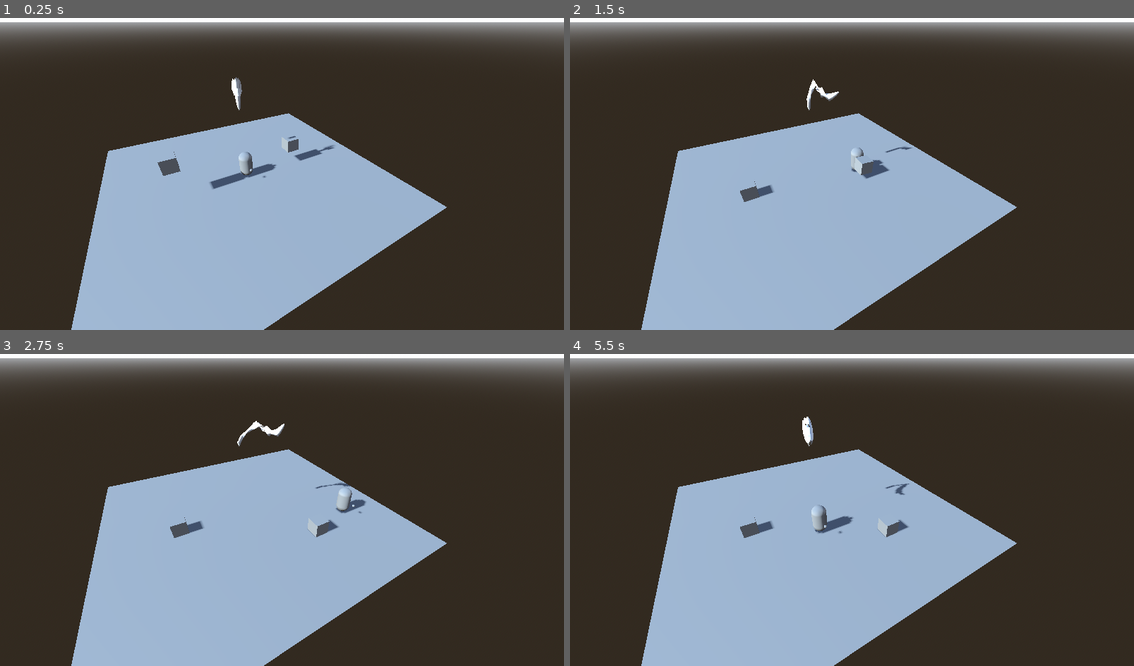
Above: before the commit, frames 1-4 (two rows, left to right).
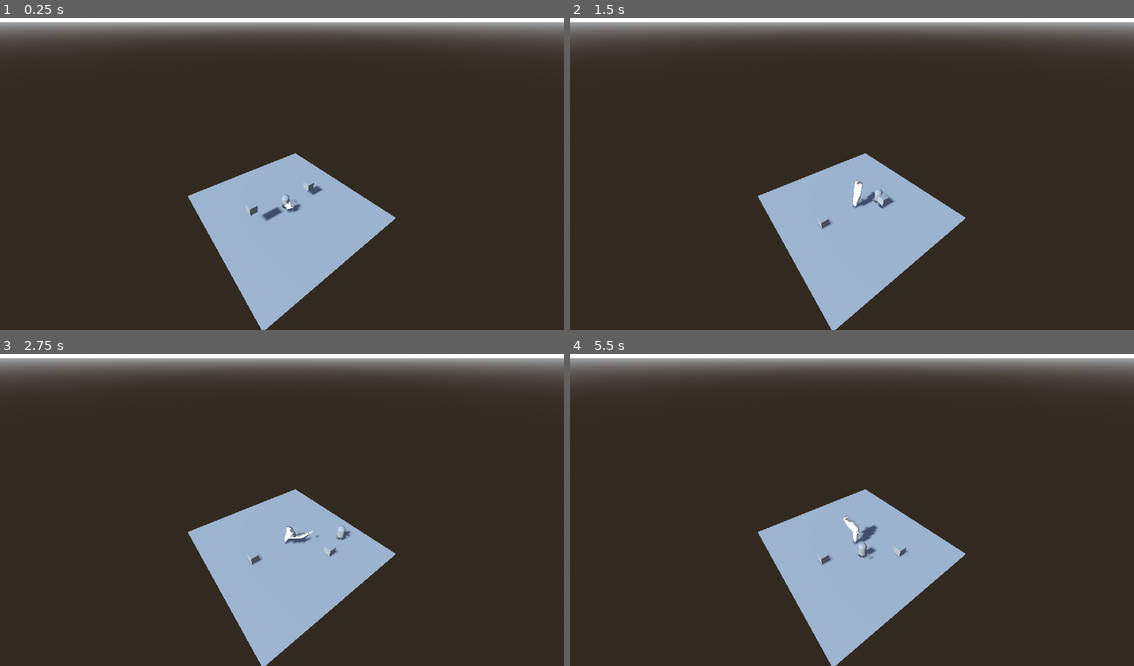
Above: after the commit, the same moments.

Repository: PandaRetro/Y13-DT-Internal
Game: Godot game, scene res://_.tscn/Main.tscn
Same seed, same stepped clock (60 frames per second), same inputs: the game is played once before the commit and once after it.
Inputs:
- Up to frame 1 (0.25 s): no input
- Up to frame 2 (1.5 s): tap Enter (ui_accept) at 0.5, 0.77 s; hold Right (ui_right) 0.53-1.28 s; tap E (Pick_up) at 0.6, 1.35 s; hold Down (ui_down) from 1.28 s (still down)
- Up to frame 3 (2.75 s): tap Enter (ui_accept) at 1.52 s; release Down (ui_down) at 2.03 s; hold Right (ui_right) from 2.03 s (still down); tap E (Pick_up) at 2.1 s
- Up to frame 4 (5.5 s): release Right (ui_right) at 2.78 s; hold Up (ui_up) 2.78-3.53 s; tap E (Pick_up) every 0.75 s from 2.85 to 5.1 s; tap Enter (ui_accept) at 3.02, 3.77, 4.52 s; hold Left (ui_left) 3.53-5.03 s; hold Down (ui_down) from 5.03 s (still down)

The runs differ from the first frame. In frame 1, 21% of the frame differs, in the area x 12-80%, y 18-100%; in frame 2, 21%; in frame 3, 21%; in frame 4, 21%, in the area x 12-80%, y 20-100%.

Commit message:
very close to finishing tentacle

Diff:
--- /dev/null
+++ b/1.Protoype/SkeletonIK_test.gd
@@ -0,0 +1,12 @@
+@tool
+extends SkeletonIK3D
+
+
+# Called when the node enters the scene tree for the first time.
+func _ready():
+	start()
+
+
+# Called every frame. 'delta' is the elapsed time since the previous frame.
+func _process(delta):
+	pass
--- /dev/null
+++ b/1.Protoype/_.gd/arm.gd
@@ -0,0 +1,77 @@
+extends Node3D
+
+@onready var skel = $Armature/Skeleton3D
+@onready var target = get_node("/root/Main/Entities/CharacterBody3D")
+
+var iterations = 1
+var limb_len = 2 * 0.3
+
+
+func _ready():
+	pass
+
+
+func _process(delta):
+	var target_pos = target.position
+	#print(target_pos)
+	#var cur_pos = []
+	#var index
+	#for i in range(skel.get_bone_count()):
+		#if i > 0:
+			#index = skel.get_bone_children(index)[0]
+		#else:
+			#index = 0
+		#cur_pos.append(to_global(skel.get_bone_global_pose(index).origin))
+#
+#
+	#cur_pos[len(cur_pos) - 1] = target_pos
+	#for iteration in iterations:
+		#for i in range(len(cur_pos)):
+			#var j = len(cur_pos) - (i + 1)
+			#var diff_in_points_backward
+			#if j == 0:
+				#diff_in_points_backward = - cur_pos[j]
+			#else:
+				#diff_in_points_backward = cur_pos[j - 1] - cur_pos[j]
+#
+			#if diff_in_points_backward.length() != limb_len:
+				#cur_pos[j - 1] = cur_pos[j] + (diff_in_points_backward.normalized() * limb_len)
+#
+#
+		#for i in range(len(cur_pos)):
+			#var diff_in_points_forward
+			#if i == (len(cur_pos) - 1):
+				#diff_in_points_forward = target_pos - cur_pos[i]
+				#if diff_in_points_forward.length() != 0:
+					#cur_pos[i] = cur_pos[i] + diff_in_points_forward
+			#else:
+				#diff_in_points_forward = cur_pos[i + 1] - cur_pos[i]
+				#if diff_in_points_forward.length() != limb_len:
+					#cur_pos[i + 1] = cur_pos[i] + (diff_in_points_forward.normalized() * limb_len)
+#
+#
+	#for i in range(len(cur_pos)):
+		#if i == (len(cur_pos) -1):
+			#pass
+		#elif (cur_pos[i + 1] - cur_pos[i]).normalized() != Vector3(0, 1, 0):
+			#print("----------------")
+			#print((cur_pos[i + 1] - cur_pos[i]).normalized())
+			#var rot = Basis.IDENTITY.looking_at((cur_pos[i + 1] - cur_pos[i]).normalized(), Vector3(0, 1, 0))
+			#print(rot)
+			#var pos = cur_pos[i]
+			#var trans = Transform3D(rot, pos)
+			#skel.set_bone_global_pose_override(i, trans, 1, false)
+			#skel.set_bone_pose_rotation()
+	#
+ #
+#
+#
+#
+#
+#
+#
+#
+#
+#
+#
+#
--- /dev/null
+++ b/1.Protoype/_.gd/arm_2.gd
@@ -0,0 +1,84 @@
+extends Node3D
+
+@onready var skel = $Armature/Skeleton3D
+@onready var target = get_node("/root/Main/Entities/CharacterBody3D/Head")
+#@onready var mesh_ar = ArrayMesh.new()
+#@onready var mesh = MeshInstance3D.new()
+
+var target_pos
+var iterations = 10
+var limbs = 10
+var limb_len = 2
+
+var weights = [0.1,0.2,0.3,0.4,0.7,1,1,1,1,1,1,1]
+
+func _ready():
+	pass
+
+
+func _process(delta):
+	if true:
+		#var rott = Quaternion(Vector3(1,0,0),Vector3(0,1,0))
+		#print(skel.get_bone_global_pose(1)) # basis shows the changed rotation, just get basis.y adn target vec
+		#var rot_2 = Quaternion(skel.get_bone_global_pose(1).basis.y, Vector3(0,1,0)) # go from pervious basis.y to new vector
+		target_pos = target.global_transform.origin
+		if target_pos.length() > (limb_len *limbs):
+			target_pos = target_pos.normalized() * (limb_len * limbs)
+
+		var cur_pos = []
+		var index
+		for i in range(skel.get_bone_count()):
+			if i > 0:
+				index = skel.get_bone_children(index)[0]
+			else:
+				index = 0
+			cur_pos.append(to_global(skel.get_bone_global_pose(index).origin))
+
+
+		cur_pos.append(target_pos)
+		for iteration in iterations:
+			for i in range(skel.get_bone_count()):
+				var j = len(cur_pos) - (i + 1)
+				var diff_in_points_backward
+				diff_in_points_backward = cur_pos[j - 1] - cur_pos[j]
+				if diff_in_points_backward.length() != limb_len:
+					cur_pos[j - 1] = cur_pos[j] + (diff_in_points_backward.normalized() * limb_len)
+
+
+			if cur_pos[0].length() != 0:
+				cur_pos[0] = Vector3(0, 0, 0)
+			for i in range((skel.get_bone_count() - 1)):
+				var diff_in_points_forward
+				diff_in_points_forward = cur_pos[i + 1] - cur_pos[i]
+				if diff_in_points_forward.length() != limb_len:
+					cur_pos[i + 1] = cur_pos[i] + (diff_in_points_forward.normalized() * limb_len)
+
+
+		#cur_pos = [Vector3(0, 1, 0), Vector3(1, 0, 0), Vector3(0, 1, 0), Vector3(1, 0, 0), Vector3(0, 1, 0), Vector3(1, 0, 0), Vector3(0, 1, 0), Vector3(1, 0, 0), Vector3(0, 1, 0), Vector3(1, 0, 0), Vector3(0, 1, 0), Vector3(1, 0, 0),]
+		for i in range(skel.get_bone_count()):
+			var new_dir = (cur_pos[i+1] - cur_pos[i]).normalized()
+			var rot
+			var x_dir
+			var y_dir
+			var z_dir
+			var trans
+			if i != 0:
+				rot = Quaternion(skel.get_bone_global_pose(i-1).basis.y, new_dir).normalized()  #skel.get_bone_global_pose(i).basis.y
+			else:
+				rot = Quaternion(Vector3(0, 1, 0), new_dir).normalized()
+
+			if rot != Quaternion(0, 0, 0, 1):
+				y_dir = Basis(rot).y
+				x_dir = Basis(Quaternion(rot.x, rot.y, rot.x, cos((rot.get_angle() - PI/2) / 2))).y
+				z_dir = rot.get_axis()
+				trans = Transform3D(Basis(x_dir, y_dir, x_dir).orthonormalized(), cur_pos[i])
+				print(x_dir)
+				print(y_dir)
+				print(z_dir)
+				print("hi")
+			else:
+				trans = Transform3D(rot, cur_pos[i])
+
+			skel.set_bone_global_pose_override(i, trans, 0.5, true)
+
+#Quaternion(Vector3(0, 1, 0), new_dir)
--- /dev/null
+++ b/1.Protoype/_.gd/arm_3.gd
@@ -0,0 +1,46 @@
+extends Node3D
+
+@onready var skel = $Armature/Skeleton3D
+@onready var character = get_node('/root/Main/Entities/CharacterBody3D')
+
+var target_pos
+var limbs = 10
+var limb_len
+var iterations = 10
+
+func _ready():
+	pass
+
+
+
+func _process(delta):
+	target_pos = to_local(character.pos)
+	if target_pos.length() > (limb_len *limbs):
+		target_pos = target_pos.normalized() * (limb_len * limbs)
+
+	var cur_pos = []
+	var index
+	for i in range(skel.get_bone_count()):
+		if i > 0:
+			index = skel.get_bone_children(index)[0]
+		else:
+			index = 0
+		cur_pos.append(skel.get_bone_global_pose(index).origin)
+
+	cur_pos.append(target_pos)
+	for iteration in iterations:
+		for i in range(skel.get_bone_count()):
+			var j = len(cur_pos) - (i + 1)
+			var diff_in_points_backward
+			diff_in_points_backward = cur_pos[j - 1] - cur_pos[j]
+			if diff_in_points_backward.length() != limb_len:
+				cur_pos[j - 1] = cur_pos[j] + (diff_in_points_backward.normalized() * limb_len)
+
+
+		if cur_pos[0].length() != 0:
+			cur_pos[0] = Vector3(0, 0, 0)
+		for i in range((skel.get_bone_count() - 1)):
+			var diff_in_points_forward
+			diff_in_points_forward = cur_pos[i + 1] - cur_pos[i]
+			if diff_in_points_forward.length() != limb_len:
+				cur_pos[i + 1] = cur_pos[i] + (diff_in_points_forward.normalized() * limb_len)
--- a/1.Protoype/_.tscn/Main.tscn
+++ b/1.Protoype/_.tscn/Main.tscn
@@ -1,10 +1,11 @@
-[gd_scene load_steps=6 format=3 uid="uid://bfb5e5becoh43"]
+[gd_scene load_steps=7 format=3 uid="uid://bfb5e5becoh43"]
 
 [ext_resource type="PackedScene" uid="uid://rdq785qj3j83" path="res://_.tscn/Tester.tscn" id="1_oeoo6"]
 [ext_resource type="PackedScene" uid="uid://c5vqk6svfw6u1" path="res://_.tscn/Box.tscn" id="2_2j2jc"]
 [ext_resource type="PackedScene" uid="uid://b68wfgq5lc53h" path="res://_.tscn/Test_dude.tscn" id="2_kw8o0"]
 [ext_resource type="Script" path="res://_.gd/Camera.gd" id="4_xyykv"]
-[ext_resource type="PackedScene" uid="uid://hil3ykja8gc3" path="res://_.tscn/arm.tscn" id="6_2p2uh"]
+[ext_resource type="PackedScene" uid="uid://ce654tokbo1pn" path="res://_.tscn/arm_2.tscn" id="5_fgape"]
+[ext_resource type="Script" path="res://_.gd/arm_2.gd" id="6_ahktm"]
 
 [node name="Main" type="Node3D"]
 
@@ -28,8 +29,10 @@
 transform = Transform3D(1, 0, 0, 0, 1, 0, 0, 0, 1, 0, 1.30516, 0)
 
 [node name="Camera3D" type="Camera3D" parent="Entities"]
-transform = Transform3D(0.866025, 0.293893, -0.404509, 0, 0.809017, 0.587785, 0.5, -0.509037, 0.700629, -4.23514, 9.88226, 12.9076)
+transform = Transform3D(0.801744, 0.3513, -0.483523, 2.58096e-08, 0.809017, 0.587785, 0.597667, -0.471254, 0.648625, -12.2476, 20.1734, 15.5983)
 script = ExtResource("4_xyykv")
 
-[node name="Arm" parent="." instance=ExtResource("6_2p2uh")]
-transform = Transform3D(0.3, 0, 0, 0, 0.3, 0, 0, 0, 0.3, 0, 5.24047, 0)
+[node name="Arm" parent="Entities" instance=ExtResource("5_fgape")]
+script = ExtResource("6_ahktm")
+
+[node name="Node3D" type="Node3D" parent="Entities"]
--- a/1.Protoype/_.tscn/arm.tscn
+++ b/1.Protoype/_.tscn/arm.tscn
@@ -1,7 +1,7 @@
 [gd_scene load_steps=3 format=3 uid="uid://hil3ykja8gc3"]
 
 [ext_resource type="PackedScene" uid="uid://pi33maq5up3e" path="res://_.tscn/rnd_arm.glb" id="1_l05ht"]
-[ext_resource type="Script" path="res://arm.gd" id="2_tctfp"]
+[ext_resource type="Script" path="res://_.gd/arm.gd" id="2_tctfp"]
 
 [node name="Arm" instance=ExtResource("1_l05ht")]
 script = ExtResource("2_tctfp")
--- /dev/null
+++ b/1.Protoype/_.tscn/arm_2.tscn
@@ -0,0 +1,7 @@
+[gd_scene load_steps=3 format=3 uid="uid://ce654tokbo1pn"]
+
+[ext_resource type="PackedScene" uid="uid://hil3ykja8gc3" path="res://_.tscn/arm.tscn" id="1_8svay"]
+[ext_resource type="Script" path="res://_.gd/arm_3.gd" id="2_b7voy"]
+
+[node name="Arm" instance=ExtResource("1_8svay")]
+script = ExtResource("2_b7voy")
--- a/1.Protoype/arm.gd
+++ /dev/null
@@ -1,62 +0,0 @@
-extends Node3D
-
-@onready var skel = $Armature/Skeleton3D
-@onready var target = get_node("/root/Main/Entities/CharacterBody3D")
-
-var iterations = 1
-var limb_len = 2 * 0.3
-
-
-func _ready():
-	pass
-
-
-func _process(delta):
-	var target_pos = target.position
-	print(target_pos)
-	var cur_pos = []
-	var index
-	for i in range(skel.get_bone_count()):
-		if i > 0:
-			index = skel.get_bone_children(index)[0]
-		else:
-			index = 0
-		cur_pos.append(to_global(skel.get_bone_global_pose(index).origin))
-
-
-	cur_pos[len(cur_pos) - 1] = target_pos
-	for iteration in iterations:
-		for i in range(len(cur_pos)):
-			var j = len(cur_pos) - (i + 1)
-			var diff_in_points_backward
-			if j == 0:
-				diff_in_points_backward = - cur_pos[j]
-			else:
-				diff_in_points_backward = cur_pos[j - 1] - cur_pos[j]
-
-			if diff_in_points_backward.length() > limb_len:
-				cur_pos[j - 1] = cur_pos[j] + (diff_in_points_backward.normalized() * limb_len)
-
-
-		for i in range(len(cur_pos)):
-			var diff_in_points_forward
-			if i == (len(cur_pos) - 1):
-				diff_in_points_forward = target_pos - cur_pos[i]
-				if diff_in_points_forward.length() > 0:
-					cur_pos[i] = cur_pos[i] + diff_in_points_forward
-			else:
-				diff_in_points_forward = cur_pos[i + 1] - cur_pos[i]
-				if diff_in_points_forward.length() > limb_len:
-					cur_pos[i + 1] = cur_pos[i] + (diff_in_points_forward.normalized() * limb_len)
-
-
-	for i in range(len(cur_pos)):
-		if i == (len(cur_pos) -1):
-			pass
-		elif i == 0:
-			pass
-		else:
-			var rot = Basis.IDENTITY.looking_at((cur_pos[i + 1] - cur_pos[i]), Vector3(0, 1, 0)) #err cnnt be parrelel
-			var pos = cur_pos[i]
-			var trans = Transform3D(rot, pos)
-			skel.set_bone_global_pose_override(i, trans, 1, true)
--- /dev/null
+++ b/1.Protoype/ik_arm_prac.tscn
@@ -0,0 +1,22 @@
+[gd_scene load_steps=3 format=3 uid="uid://kvb2m3qhp1uj"]
+
+[ext_resource type="PackedScene" uid="uid://tli8ijs8siuh" path="res://_.tscn/IK_arm_prac.glb" id="1_b14bx"]
+[ext_resource type="Script" path="res://SkeletonIK_test.gd" id="2_h5dsr"]
+
+[node name="IK_arm_prac" instance=ExtResource("1_b14bx")]
+
+[node name="SkeletonIK3D" type="SkeletonIK3D" parent="Armature/Skeleton3D" index="1"]
+process_priority = 1
+root_bone = &"Bone"
+tip_bone = &"Bone.010"
+use_magnet = true
+magnet = Vector3(10, 10, 0)
+target_node = NodePath("../../../Marker3D")
+min_distance = 1.0
+script = ExtResource("2_h5dsr")
+
+[node name="BoneAttachment3D" type="BoneAttachment3D" parent="Armature/Skeleton3D" index="2"]
+
+[node name="Marker3D" type="Marker3D" parent="." index="1"]
+transform = Transform3D(1, 0, 0, 0, 1, 0, 0, 0, 1, 6.70399, 10.7984, 8.57753)
+top_level = true
Binary file added: 1.Protoype/_.tscn/IK_arm_prac.glb
Not shown, added: 1.Protoype/_.tscn/IK_arm_prac.glb.import
